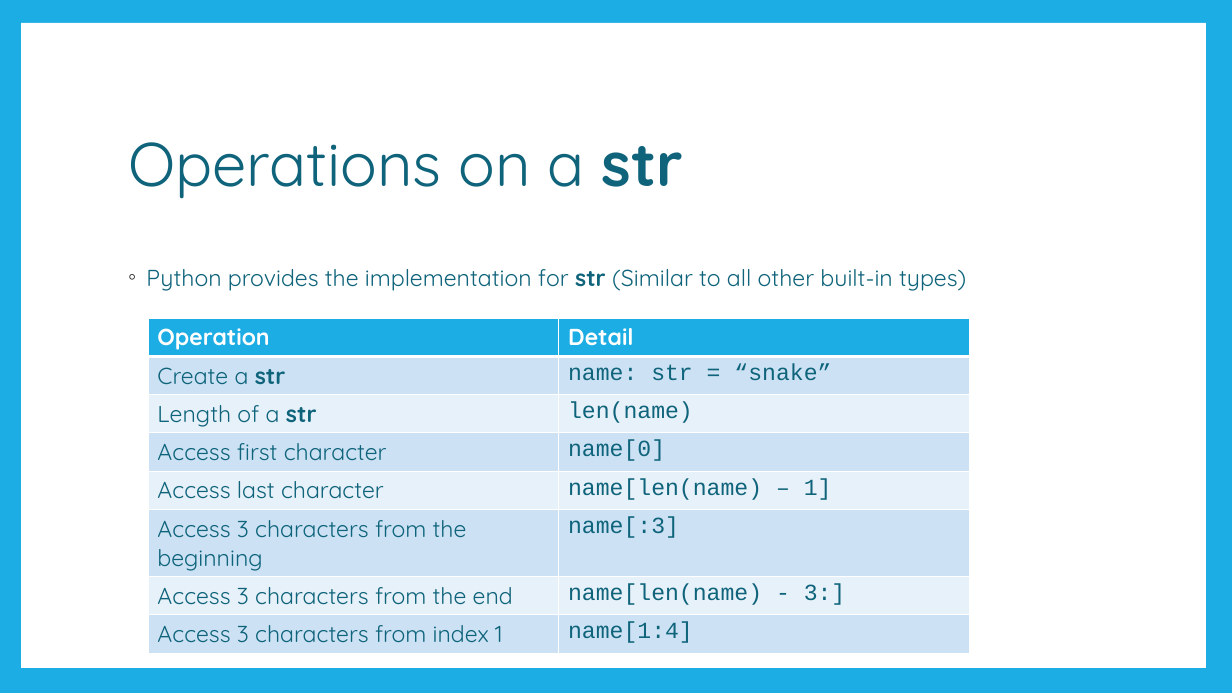
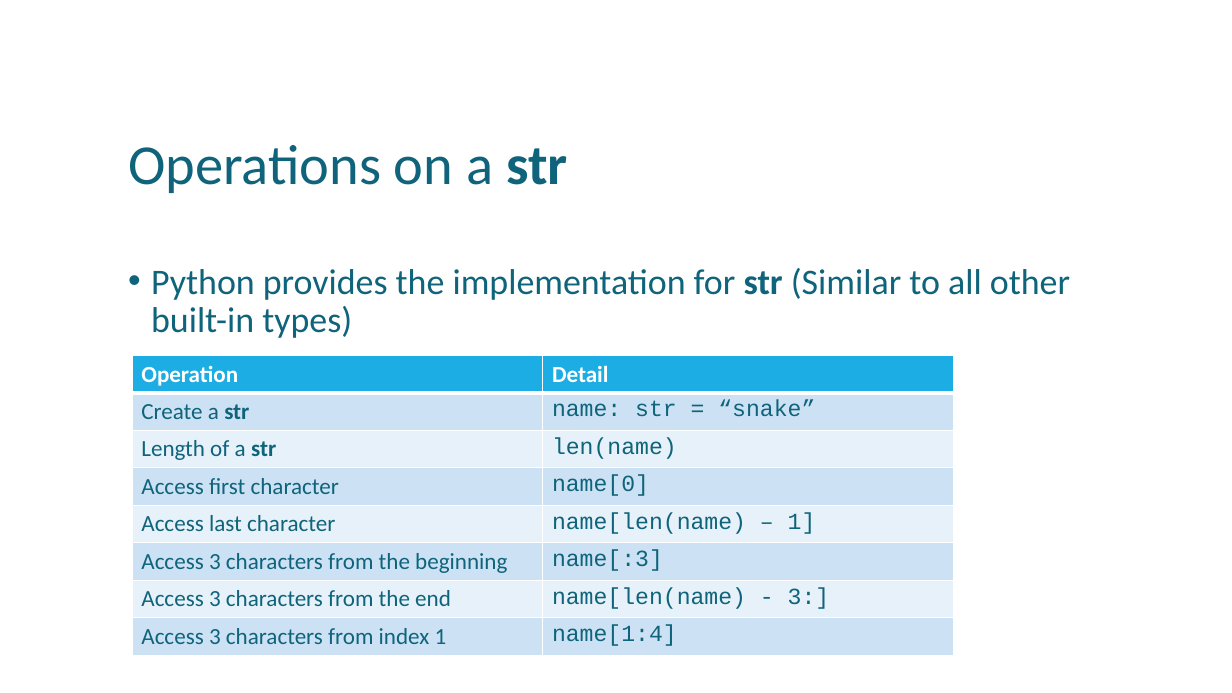
Before and after one commit to uday87j/teach_python, a slide deck: slide 10 of fundamentals/4-Conditionals, String.pptx (slide 7 before the commit). Drawn at 1232x693 pixels with LibreOffice and Linux fonts; fonts in the diff are those of the drawing. Boxes give left, top, right and bottom in pixels: in the first picture for what was removed or moved away, otherwise in the second. Text is boxed around its words. In the diff, an @@ line names an element or a change of style, - is before the commit and + after.

```diff
--- a/fundamentals/4-Conditionals, String.pptx
+++ b/fundamentals/4-Conditionals, String.pptx
@@ rectangle removed at [0, 0, 1232, 693] @@
@@ rectangle removed at [21, 23, 1206, 668] @@
@@ title "Operations on a str" at [128, 145, 567, 193]: size 48 to 44 pt, font Quicksand to Calibri @@
@@ text "Python provides the implementation for ..." at [151, 268, 1070, 338]: size 18 to 28 pt, font Quicksand to Calibri; bullet ◦ to •; line spacing 1 to 0.9; more space between paragraphs @@
@@ table at [132, 356, 953, 655] @@
@@ font Quicksand to Calibri in "Operation", "Detail", "Create a str", "Length of a str" and 5 more places @@
@@ table: place and size @@
-table at [148, 318, 969, 647]
+table at [132, 356, 953, 655]
```
Also in this commit, not shown: 11 other slides changed, 3 slides added, 1 slide removed, 1 other file.
